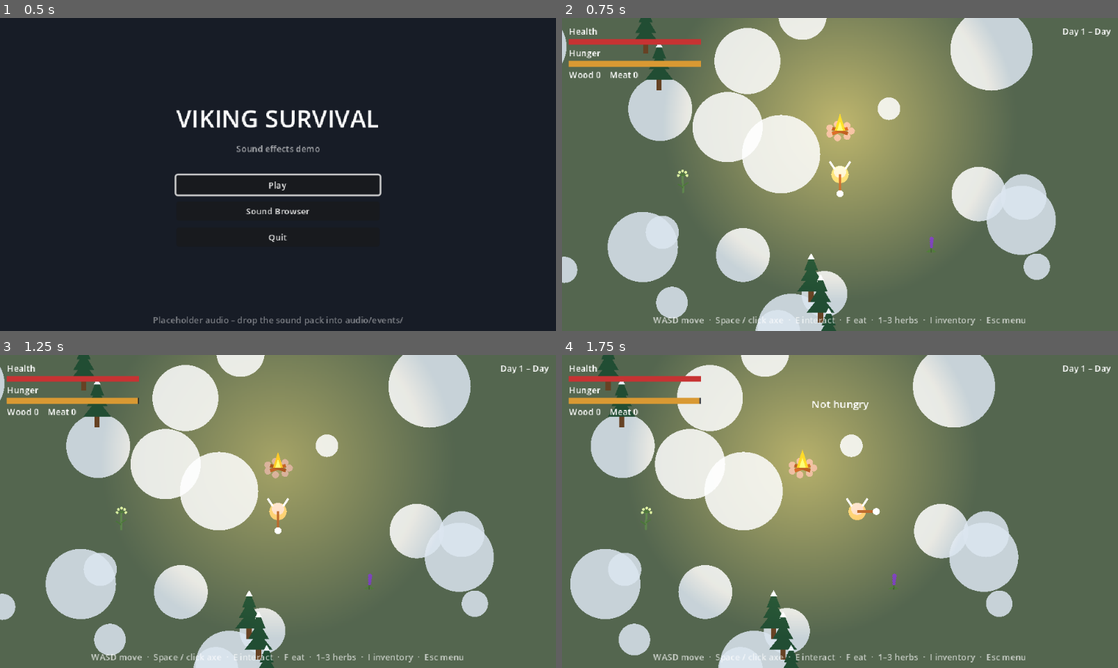
Above: before the commit, frames 1-4 (two rows, left to right).
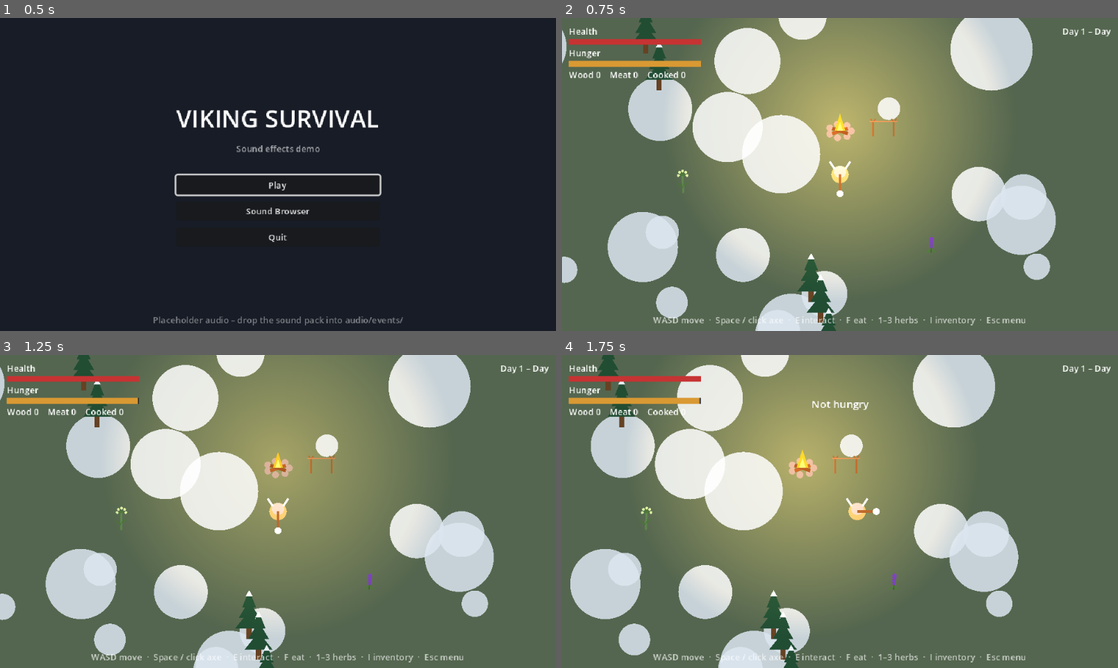
Above: after the commit, the same moments.

Repository: scunningham777/viking-survival-demo
Game: Godot game, scene res://scenes/ui/main_menu.tscn
The game is run twice, just before and just after one commit, with the same random seed, the same clock (stepped at 60 frames per second) and the same inputs.
Inputs (mouse positions are in pixels of both pictures, inside the frame that each line leads up to):
- Up to frame 1 (0.5 s): no input
- Up to frame 2 (0.75 s): click "Play" at 0.5 s
- Up to frame 3 (1.25 s): no input
- Up to frame 4 (1.75 s): tap Enter at 1.25 s; move the mouse to (962, 495) at 1.27 s; hold D (move_right) from 1.28 s (still down); hold F (eat) from 1.28 s (still down); click (962, 495) at 1.42 s; tap E (interact) at 1.55 s

Frame 1 is identical in both runs. In frame 2, 0.1% of the frame differs, in the area x 15-61%, y 16-38%; in frame 3, 0.1%; in frame 4, 0.1%.

Commit message:
Add cooking spit crafting station
A reusable CraftingStation script (one recipe per station, configured by
exports: input/output item, craft time, optional heat source, messages
and start/loop/done sounds). The first station is a cooking spit beside
the campfire: with the fire lit, E turns raw meat into cooked meat after
4s, which pops out as a pickup. Cooked meat restores 60 hunger (raw 35)
and F eats it first. E now picks the nearest interactable.

Adds spit_place, spit_sizzle_loop, spit_done and pickup_cooked_meat
sound events with placeholders and bank entries (all in the Sound
Browser), the cooked meat item/icon/HUD count, and smoke test coverage.

Co-Authored-By: Claude Opus 5.5 <noreply@anthropic.com>
Claude-Session: https://claude.ai/code/session_01HLJkRzmoqV4Q4LdQHmwY7o

Diff:
--- a/audio/sound_bank.tres
+++ b/audio/sound_bank.tres
@@ -411,6 +411,54 @@
 max_distance = 700.0
 notes = "Wolf yelp when hit."
 
+[sub_resource type="Resource" id="SoundEvent_pickup_cooked_meat"]
+script = ExtResource("2_event")
+id = &"pickup_cooked_meat"
+bus = &"SFX"
+volume_db = -2.0
+pitch_jitter = 0.05
+volume_jitter_db = 0.0
+min_interval_sec = 0.05
+max_instances = 2
+max_distance = 900.0
+notes = "Picking up cooked meat from the spit."
+
+[sub_resource type="Resource" id="SoundEvent_spit_done"]
+script = ExtResource("2_event")
+id = &"spit_done"
+bus = &"SFX"
+volume_db = 0.0
+pitch_jitter = 0.04
+volume_jitter_db = 0.0
+min_interval_sec = 0.0
+max_instances = 2
+max_distance = 600.0
+notes = "Meat finished cooking – last sizzle and the spit lifted off."
+
+[sub_resource type="Resource" id="SoundEvent_spit_place"]
+script = ExtResource("2_event")
+id = &"spit_place"
+bus = &"SFX"
+volume_db = 0.0
+pitch_jitter = 0.06
+volume_jitter_db = 1.0
+min_interval_sec = 0.1
+max_instances = 2
+max_distance = 600.0
+notes = "Raw meat skewered onto the cooking spit."
+
+[sub_resource type="Resource" id="SoundEvent_spit_sizzle_loop"]
+script = ExtResource("2_event")
+id = &"spit_sizzle_loop"
+bus = &"SFX"
+volume_db = -4.0
+pitch_jitter = 0.0
+volume_jitter_db = 0.0
+min_interval_sec = 0.0
+max_instances = 0
+max_distance = 450.0
+notes = "Positional sizzle loop while meat cooks on the spit."
+
 [resource]
 script = ExtResource("1_bank")
-events = Array[ExtResource("2_event")]([SubResource("SoundEv …(1315 unchanged characters)… l"), SubResource("SoundEvent_wolf_hurt")])
+events = Array[ExtResource("2_event")]([SubResource("SoundEv …(1315 unchanged characters)… l"), SubResource("SoundEvent_wolf_hurt"), SubResource("SoundEvent_pickup_cooked_meat"), SubResource("SoundEvent_spit_done"), SubResource("SoundEvent_spit_place"), SubResource("SoundEvent_spit_sizzle_loop")])
--- a/autoload/game_state.gd
+++ b/autoload/game_state.gd
@@ -12,7 +12,7 @@
 
 
 func reset() -> void:
-	items = {&"wood": 0, &"meat": 0, &"yarrow": 0, &"angelica": 0, &"wolfsbane": 0}
+	items = {&"wood": 0, &"meat": 0, &"cooked_meat": 0, &"yarrow": 0, &"angelica": 0, &"wolfsbane": 0}
 	day = 1
 	is_night = false
 	inventory_changed.emit()
--- a/data/items.gd
+++ b/data/items.gd
@@ -4,11 +4,12 @@
 ## GameState holds the counts; this holds what each item *is*.
 
 ## Inventory display order.
-const ORDER: Array[StringName] = [&"wood", &"meat", &"yarrow", &"angelica", &"wolfsbane"]
+const ORDER: Array[StringName] = [&"wood", &"meat", &"cooked_meat", &"yarrow", &"angelica", &"wolfsbane"]
 
 const NAMES: Dictionary[StringName, String] = {
 	&"wood": "Wood",
 	&"meat": "Wolf meat",
+	&"cooked_meat": "Cooked meat",
 	&"yarrow": "Yarrow",
 	&"angelica": "Angelica",
 	&"wolfsbane": "Wolfsbane",
@@ -16,7 +17,8 @@
 
 const DESCRIPTIONS: Dictionary[StringName, String] = {
 	&"wood": "Split pine logs from felled trees. Feed the campfire (E) to keep it burning through the night.",
-	&"meat": "Raw meat from a slain wolf. Eat it (F) to fill your belly.",
+	&"meat": "Raw meat from a slain wolf. Eat it (F), or roast it on the spit by the fire for a better meal.",
+	&"cooked_meat": "Wolf meat roasted on the spit. Far more filling than raw – eaten first when you press F.",
 	&"yarrow": "A feathery wound herb. Crushed into a poultice, it heals your injuries. Use with 1.",
 	&"angelica": "A sweet, crunchy stalk that takes the edge off hunger. Use with 2.",
 	&"wolfsbane": "Deadly poison. Smear it on your axe to deal double damage for a short time. Use with 3.",
--- a/scenes/actors/player.gd
+++ b/scenes/actors/player.gd
@@ -14,6 +14,8 @@
 @export var hunger_drain_per_sec := 1.2
 @export var starving_damage_per_sec := 4.0
 @export var meat_hunger_restore := 35.0
+## Cooked meat (from the cooking spit) is eaten before raw meat.
+@export var cooked_meat_hunger_restore := 60.0
 @export_group("Herbs")
 @export var yarrow_heal := 30.0
 @export var angelica_hunger_restore := 20.0
@@ -157,22 +159,30 @@
 	return bodies
 
 
+## Interacts with the nearest interactable in reach (the campfire and spit sit side by side).
 func _interact() -> void:
+	var nearest: Node2D
 	for area in _interact_area.get_overlapping_areas():
 		var target := area.get_parent()
-		if target.has_method(&"interact"):
-			target.interact(self)
-			return
+		if target.has_method(&"interact") and (nearest == null
+				or global_position.distance_to(area.global_position)
+				< global_position.distance_to(nearest.global_position)):
+			nearest = area
+	if nearest:
+		nearest.get_parent().interact(self)
 
 
 func _eat() -> void:
 	if hunger >= max_hunger - 1.0:
 		GameState.notify("Not hungry")
 		return
-	if not GameState.spend(&"meat"):
-		GameState.notify("No meat – hunt wolves")
-		return
-	hunger = minf(hunger + meat_hunger_restore, max_hunger)
+	var restore := cooked_meat_hunger_restore
+	if not GameState.spend(&"cooked_meat"):
+		restore = meat_hunger_restore
+		if not GameState.spend(&"meat"):
+			GameState.notify("No meat – hunt wolves")
+			return
+	hunger = minf(hunger + restore, max_hunger)
 	hunger_changed.emit(hunger, max_hunger)
 	AudioManager.play(&"eat")
 
--- /dev/null
+++ b/scenes/props/cooking_spit.gd
@@ -0,0 +1,23 @@
+extends CraftingStation
+## Cooking spit beside the campfire: raw meat → cooked meat while the fire is lit.
+## Only the placeholder drawing lives here; the behaviour is CraftingStation's.
+
+
+func _draw() -> void:
+	var wood := Color(0.42, 0.28, 0.14)
+	# Forked posts and the spit bar.
+	for x in [-12.0, 12.0]:
+		draw_line(Vector2(x, 2), Vector2(x, -14), wood, 2.0)
+		draw_line(Vector2(x, -14), Vector2(x - 3, -18), wood, 1.5)
+		draw_line(Vector2(x, -14), Vector2(x + 3, -18), wood, 1.5)
+	draw_line(Vector2(-16, -15), Vector2(16, -15), wood.lightened(0.15), 1.5)
+	if not is_crafting:
+		return
+	# Meat browns as it cooks, with a wisp of smoke.
+	var meat := Color(0.78, 0.26, 0.26).lerp(Color(0.5, 0.3, 0.14), progress)
+	draw_circle(Vector2(0, -15), 5.0, meat)
+	var t := Time.get_ticks_msec() / 1000.0
+	for i in 3:
+		var rise := fmod(t * 0.8 + i / 3.0, 1.0)
+		draw_circle(Vector2(sin(t * 3.0 + i) * 2.0, -22 - rise * 12.0), 1.5 + rise * 1.5,
+				Color(0.85, 0.85, 0.85, 0.5 * (1.0 - rise)))
--- /dev/null
+++ b/scenes/props/cooking_spit.tscn
@@ -0,0 +1,27 @@
+[gd_scene format=3]
+
+[ext_resource type="Script" path="res://scenes/props/cooking_spit.gd" id="1_script"]
+
+[sub_resource type="CircleShape2D" id="CircleShape2D_interact"]
+radius = 14.0
+
+[node name="CookingSpit" type="Node2D"]
+script = ExtResource("1_script")
+input_item = &"meat"
+output_item = &"cooked_meat"
+craft_time_sec = 4.0
+missing_input_message = "No raw meat to cook"
+needs_heat_message = "Light the fire to cook"
+busy_message = "Something's already cooking"
+start_sound = &"spit_place"
+loop_sound = &"spit_sizzle_loop"
+done_sound = &"spit_done"
+
+[node name="InteractZone" type="Area2D" parent="."]
+position = Vector2(0, -8)
+collision_layer = 16
+collision_mask = 0
+monitoring = false
+
+[node name="CollisionShape2D" type="CollisionShape2D" parent="InteractZone"]
+shape = SubResource("CircleShape2D_interact")
--- /dev/null
+++ b/scenes/props/crafting_station.gd
@@ -0,0 +1,78 @@
+class_name CraftingStation
+extends Node2D
+## A fixed crafting spot with a single recipe: interact with `input_item` in the
+## inventory to turn it into `output_item` after `craft_time_sec`. The result
+## pops out as a Pickup. Each kind of station is its own scene with different
+## exports (the cooking spit is the first).
+##
+## Sounds: `start_sound` when crafting begins, `loop_sound` (positional loop)
+## while it runs, `done_sound` when it finishes. Any can be left empty.
+
+signal crafted(item: StringName)
+
+@export var input_item: StringName = &"meat"
+@export var output_item: StringName = &"cooked_meat"
+@export var craft_time_sec := 4.0
+## Optional node with an `is_lit` property (a campfire). Crafting only starts while it's lit.
+@export var heat_source: Node
+@export_group("Messages")
+@export var missing_input_message := "Nothing to craft"
+@export var needs_heat_message := "The fire is out"
+@export var busy_message := "Already working"
+@export_group("Audio")
+@export var start_sound: StringName = &""
+@export var loop_sound: StringName = &""
+@export var done_sound: StringName = &""
+
+var is_crafting := false
+## 0..1 while crafting.
+var progress := 0.0
+
+var _elapsed := 0.0
+var _loop: Node
+
+
+func _process(delta: float) -> void:
+	if not is_crafting:
+		return
+	_elapsed += delta
+	progress = clampf(_elapsed / craft_time_sec, 0.0, 1.0)
+	queue_redraw()
+	if _elapsed >= craft_time_sec:
+		_finish()
+
+
+func interact(_player: Player) -> void:
+	if is_crafting:
+		GameState.notify(busy_message)
+		return
+	if heat_source and not heat_source.is_lit:
+		GameState.notify(needs_heat_message)
+		return
+	if not GameState.spend(input_item):
+		GameState.notify(missing_input_message)
+		return
+	is_crafting = true
+	_elapsed = 0.0
+	progress = 0.0
+	if not start_sound.is_empty():
+		AudioManager.play_at(start_sound, global_position)
+	if not loop_sound.is_empty():
+		_loop = AudioManager.play_loop(loop_sound, self, 0.3)
+	queue_redraw()
+
+
+func _exit_tree() -> void:
+	AudioManager.stop_loop(_loop, 0.1)
+
+
+func _finish() -> void:
+	is_crafting = false
+	progress = 0.0
+	AudioManager.stop_loop(_loop, 0.3)
+	_loop = null
+	if not done_sound.is_empty():
+		AudioManager.play_at(done_sound, global_position)
+	Pickup.spawn(get_parent(), output_item, position)
+	crafted.emit(output_item)
+	queue_redraw()
--- a/scenes/props/pickup.gd
+++ b/scenes/props/pickup.gd
@@ -42,5 +42,8 @@
 		&"meat":
 			draw_circle(Vector2.ZERO, 5.0, Color(0.75, 0.25, 0.25))
 			draw_line(Vector2(3, -3), Vector2(8, -8), Color(0.95, 0.93, 0.88), 2.0)
+		&"cooked_meat":
+			draw_circle(Vector2.ZERO, 5.0, Color(0.52, 0.3, 0.14))
+			draw_line(Vector2(3, -3), Vector2(8, -8), Color(0.95, 0.93, 0.88), 2.0)
 		_:
 			draw_circle(Vector2.ZERO, 5.0, Color.MAGENTA)
--- a/scenes/ui/hud.gd
+++ b/scenes/ui/hud.gd
@@ -67,7 +67,8 @@
 
 
 func _refresh_inventory() -> void:
-	_inventory_label.text = "Wood %d    Meat %d" % [GameState.count(&"wood"), GameState.count(&"meat")]
+	_inventory_label.text = "Wood %d    Meat %d    Cooked %d" % [
+			GameState.count(&"wood"), GameState.count(&"meat"), GameState.count(&"cooked_meat")]
 
 
 func _on_time_of_day_changed(day: int, is_night: bool) -> void:
--- a/scenes/ui/item_icon.gd
+++ b/scenes/ui/item_icon.gd
@@ -26,6 +26,12 @@
 			draw_circle(Vector2(9, -9), 2.0, Color(0.95, 0.93, 0.88))
 			draw_circle(Vector2(-1, 1), 7.0, Color(0.75, 0.25, 0.25))
 			draw_circle(Vector2(-3, 0), 2.5, Color(0.92, 0.75, 0.7))
+		&"cooked_meat":
+			draw_line(Vector2(3, -3), Vector2(9, -9), Color(0.95, 0.93, 0.88), 2.5)
+			draw_circle(Vector2(9, -9), 2.0, Color(0.95, 0.93, 0.88))
+			draw_circle(Vector2(-1, 1), 7.0, Color(0.52, 0.3, 0.14))
+			draw_line(Vector2(-6, -1), Vector2(3, 4), Color(0.32, 0.17, 0.07), 1.5)
+			draw_line(Vector2(-5, 3), Vector2(2, 7), Color(0.32, 0.17, 0.07), 1.5)
 		&"yarrow":
 			for x in [-5.0, 0.0, 5.0]:
 				draw_line(Vector2(x * 0.4, 10), Vector2(x, -4 - absf(x) * 0.5), stem, 1.5)
--- a/scenes/world/world.tscn
+++ b/scenes/world/world.tscn
@@ -4,6 +4,7 @@
 [ext_resource type="PackedScene" path="res://scenes/props/campfire.tscn" id="2_campfire"]
 [ext_resource type="PackedScene" path="res://scenes/actors/player.tscn" id="3_player"]
 [ext_resource type="PackedScene" path="res://scenes/ui/hud.tscn" id="4_hud"]
+[ext_resource type="PackedScene" path="res://scenes/props/cooking_spit.tscn" id="5_spit"]
 
 [node name="World" type="Node2D"]
 script = ExtResource("1_script")
@@ -15,6 +16,10 @@
 
 [node name="Campfire" parent="Entities" instance=ExtResource("2_campfire")]
 
+[node name="CookingSpit" parent="Entities" node_paths=PackedStringArray("heat_source") instance=ExtResource("5_spit")]
+position = Vector2(50, 4)
+heat_source = NodePath("../Campfire")
+
 [node name="Player" parent="Entities" instance=ExtResource("3_player")]
 position = Vector2(0, 50)
 
--- a/tests/smoke_test.gd
+++ b/tests/smoke_test.gd
@@ -103,6 +103,7 @@
 
 	await _exercise_herbs(world, player)
 	await _exercise_inventory(world)
+	await _exercise_cooking(world, player, campfire)
 
 	# Night transition and death flow.
 	world._begin_phase(1, true)
@@ -170,6 +171,36 @@
 	_check(not inventory.visible and not get_tree().paused, "inventory did not close and unpause")
 
 
+## Cooks raw meat on the spit (only while the fire is lit), collects it and eats it.
+func _exercise_cooking(world: Node, player: Player, campfire: Node) -> void:
+	var spit := world.get_node("Entities/CookingSpit") as CraftingStation
+	spit.craft_time_sec = 0.3
+	GameState.spend(&"meat", GameState.count(&"meat"))
+	GameState.add(&"meat")
+	# Stand right at the spit, so it beats the campfire as the nearest interactable.
+	player.global_position = spit.global_position + Vector2(0, 2)
+	await _frames(3)
+
+	campfire._set_lit(false)
+	player._interact()
+	_check(not spit.is_crafting and GameState.count(&"meat") == 1, "spit cooked with the fire out")
+	campfire._set_lit(true)
+	player._interact()
+	_check(spit.is_crafting and GameState.count(&"meat") == 0, "spit did not start cooking")
+	await _seconds(0.5)
+	_check(not spit.is_crafting, "spit did not finish cooking")
+	await _collect_pickups(world, player)
+	_check(GameState.count(&"cooked_meat") == 1, "cooked meat was not picked up")
+
+	GameState.add(&"meat")
+	player.hunger = 10.0
+	player._eat()
+	_check(GameState.count(&"cooked_meat") == 0 and GameState.count(&"meat") == 1,
+			"eating did not prefer cooked meat")
+	_check(is_equal_approx(player.hunger, 10.0 + player.cooked_meat_hunger_restore),
+			"cooked meat restored %.1f hunger" % (player.hunger - 10.0))
+
+
 ## A plant of `kind` with no other plant in interact range, so _interact() can only hit it.
 func _isolated_herb(world: Node, kind: StringName) -> HerbPlant:
 	var herbs: Array[HerbPlant] = []
Not shown, added: audio/events/pickup_cooked_meat/placeholder_1.wav.import
Not shown, added: audio/events/pickup_cooked_meat/placeholder_2.wav.import
Not shown, added: audio/events/spit_done/placeholder_1.wav.import
Not shown, added: audio/events/spit_place/placeholder_1.wav.import
Not shown, added: audio/events/spit_place/placeholder_2.wav.import
Not shown, added: audio/events/spit_sizzle_loop/placeholder_1.wav.import
Not shown, added: scenes/props/cooking_spit.gd.uid
Not shown, added: scenes/props/crafting_station.gd.uid
Not shown, changed: README.md
Not shown, added: audio/events/pickup_cooked_meat/placeholder_1.wav
Not shown, added: audio/events/pickup_cooked_meat/placeholder_2.wav
Not shown, added: audio/events/spit_done/placeholder_1.wav
(and 4 more such lines)
